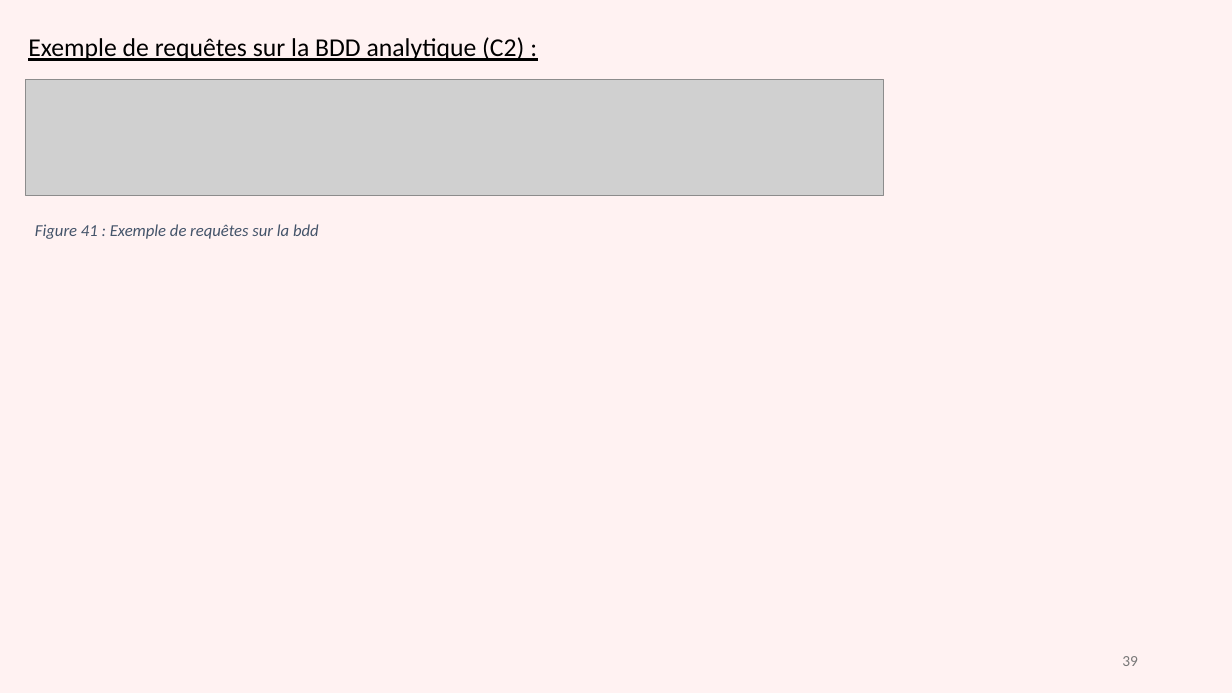
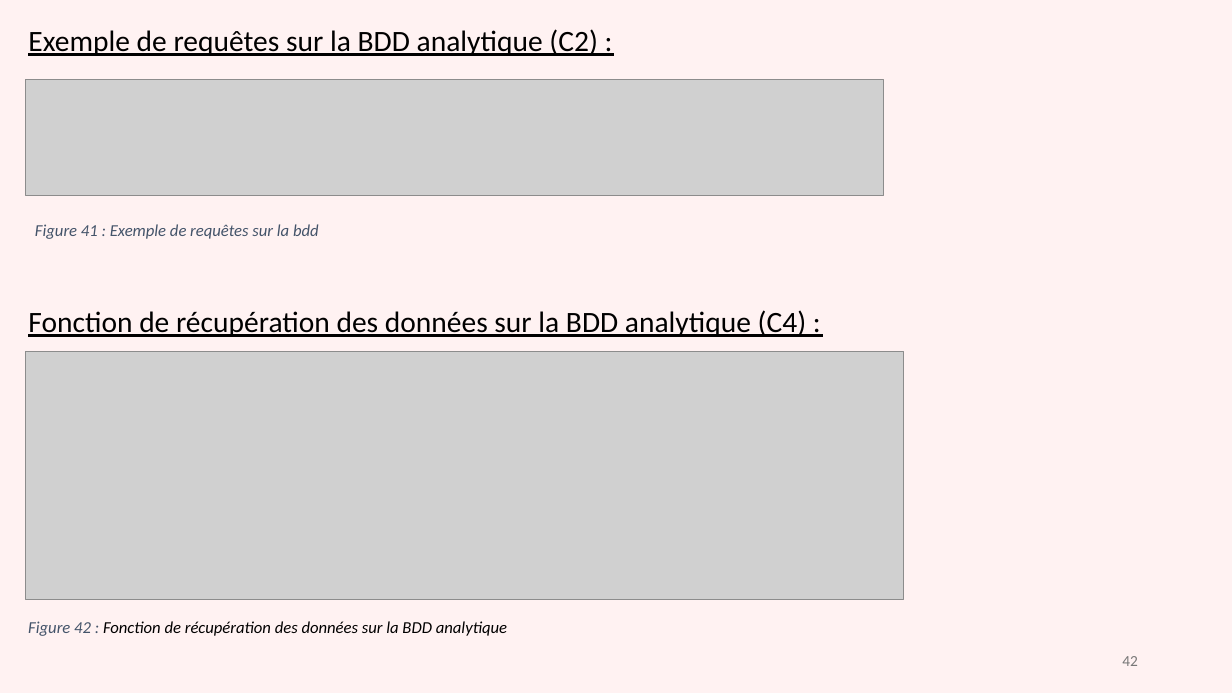
Before and after one commit to gdaume24/Projet-chef-oeuvre, a slide deck: slide 42 of E1/diapo.PPTX (slide 39 before the commit). Drawn at 1232x693 pixels with LibreOffice and Linux fonts; fonts in the diff are those of the drawing; grey boxes stand for pictures. Boxes give left, top, right and bottom in pixels: in the first picture for what was removed or moved away, otherwise in the second. Text is boxed around its words. In the diff, an @@ line names an element or a change of style, - is before the commit and + after.

```diff
--- a/E1/diapo.PPTX
+++ b/E1/diapo.PPTX
@@ text "Exemple de requêtes sur la ...": place and size @@
-text "Exemple de requêtes sur la ..." at (28,37,524,61)
+text "Exemple de requêtes sur la ..." at (28,29,598,56)
@@ text "Exemple de requêtes sur la ..." at (28,29,598,56): size 20 to 23 pt @@
@@ text added at (28,310,807,337), 23 pt, text #000000, underline @@
+Fonction de récupération des données sur la BDD analytique (C4) :
@@ picture added at (26,351,904,600) @@
@@ text added at (28,621,507,636), 13 pt, text #000000, italic @@
+Figure 42 : Fonction de récupération des données sur la BDD analytique
@@ page number at (1122,656,1138,666): text changed @@
-39
+42
```
Also in this commit, not shown: 17 other slides changed, 4 slides added, 4 other files.
